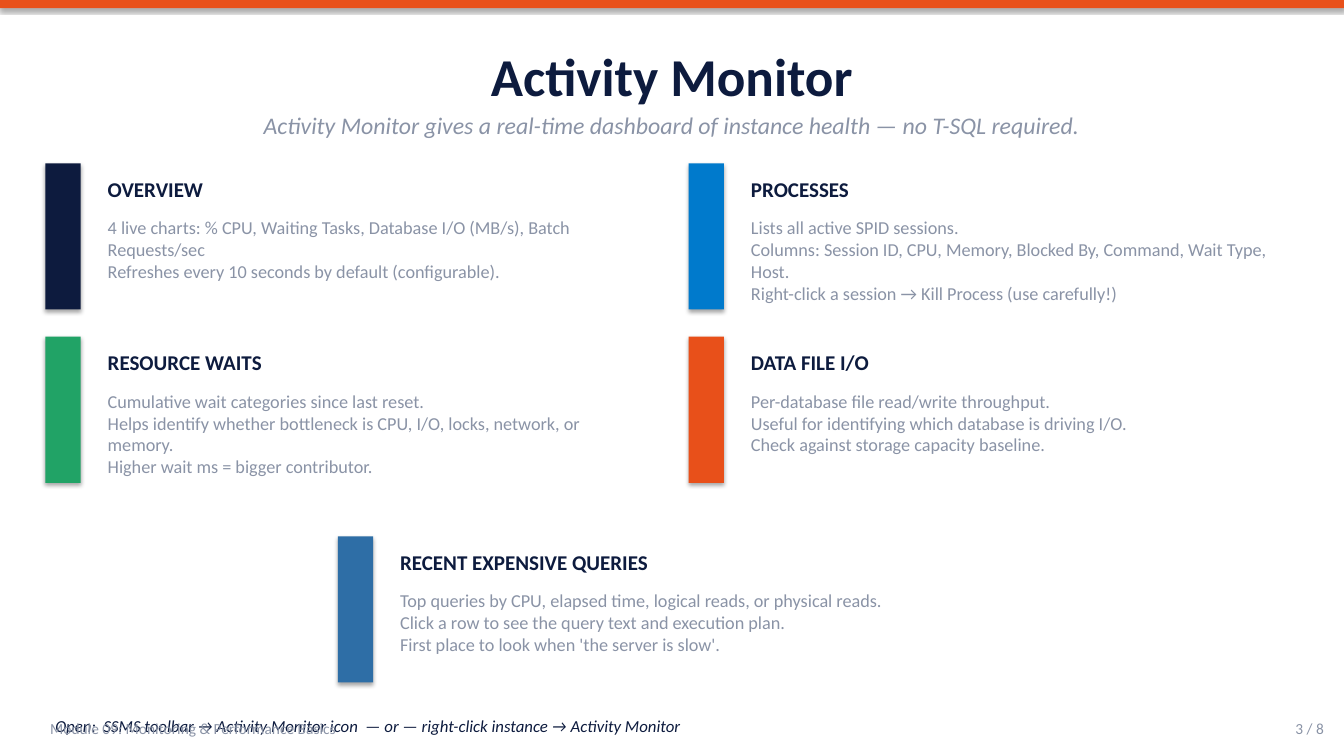
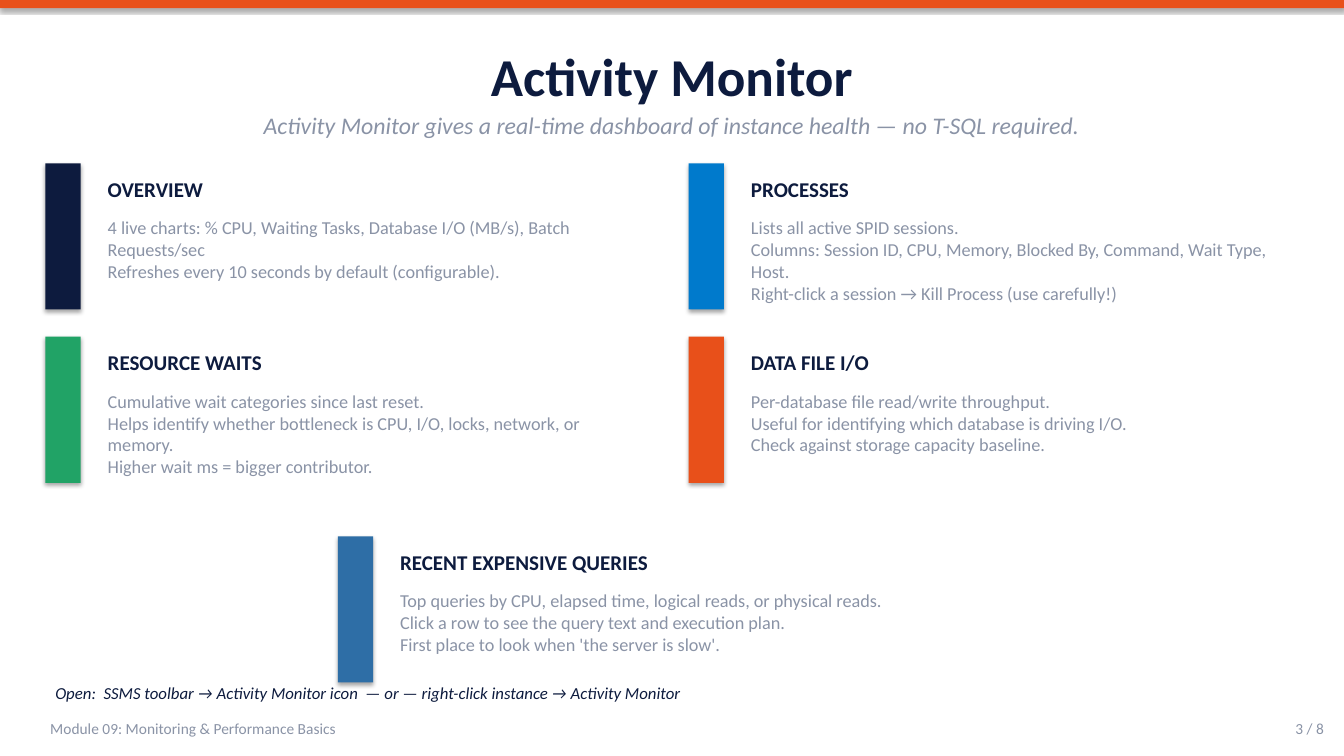
Before and after one commit to albertje8118/Training-SQL-Server-Administrator, a slide deck: slide 3 of contents/Module-09-Monitoring-and-Performance-Basics.pptx. Drawn at 1344x756 pixels with LibreOffice and Linux fonts; fonts in the diff are those of the drawing. Boxes give left, top, right and bottom in pixels: in the first picture for what was removed or moved away, otherwise in the second. Text is boxed around its words. In the diff, an @@ line names an element or a change of style, - is before the commit and + after.

```diff
--- a/contents/Module-09-Monitoring-and-Performance-Basics.pptx
+++ b/contents/Module-09-Monitoring-and-Performance-Basics.pptx
@@ text "Open: SSMS toolbar → Activity ...": place and size @@
-text "Open: SSMS toolbar → Activity ..." at (55, 720, 680, 736)
+text "Open: SSMS toolbar → Activity ..." at (55, 685, 680, 702)
```
Also in this commit, not shown: 1 other slide changed, 6 other files.
